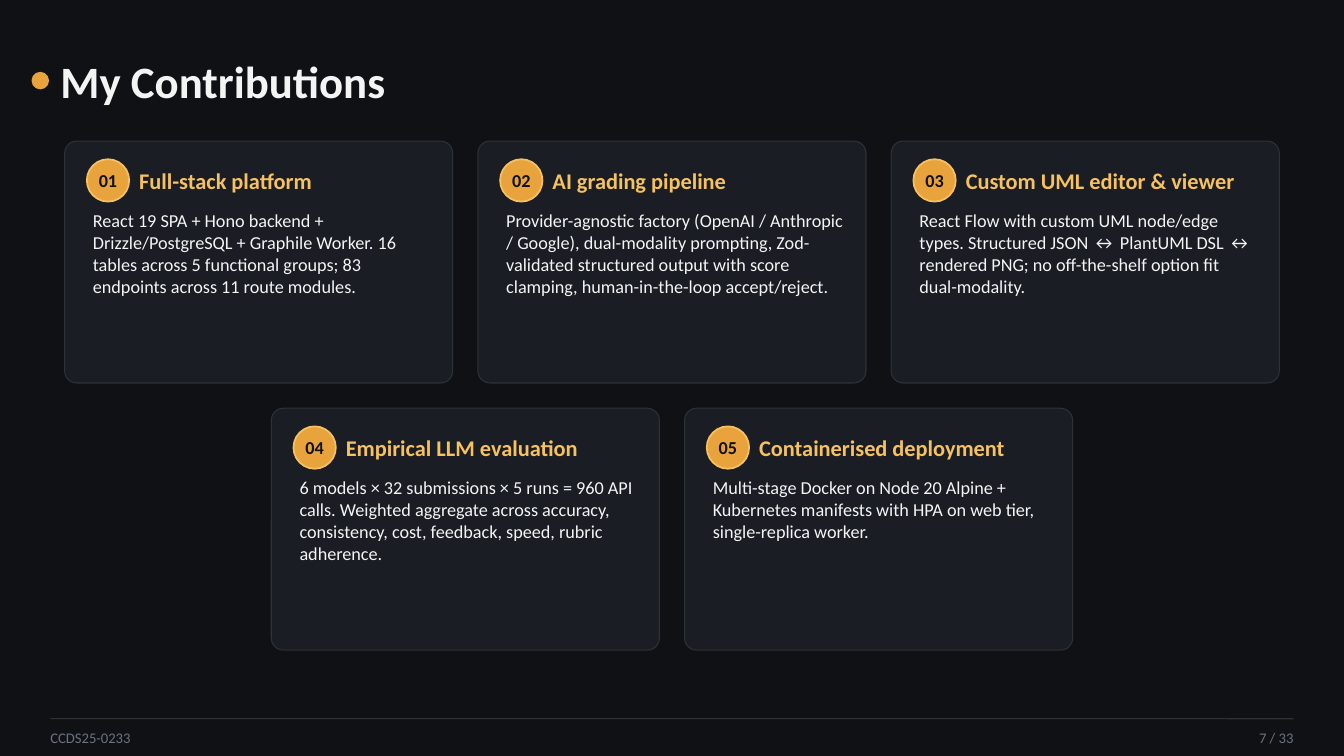
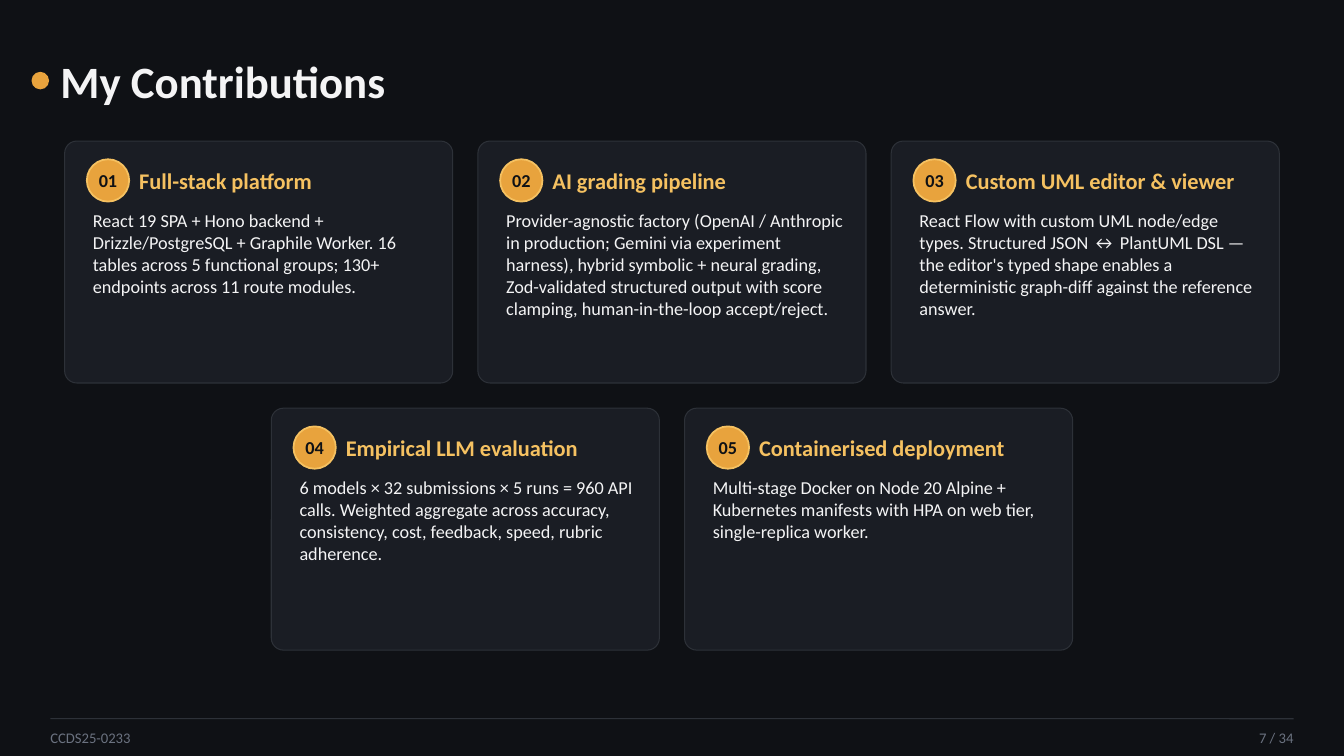
Before and after one commit to WangYuTengg/fyp, a slide deck: slide 7 of docs/fyp-presentation/CCDS25-0233_oral_presentation.pptx. Drawn at 1344x756 pixels with LibreOffice and Linux fonts; fonts in the diff are those of the drawing. Boxes give left, top, right and bottom in pixels: in the first picture for what was removed or moved away, otherwise in the second. Text is boxed around its words. In the diff, an @@ line names an element or a change of style, - is before the commit and + after.

```diff
--- a/docs/fyp-presentation/CCDS25-0233_oral_presentation.pptx
+++ b/docs/fyp-presentation/CCDS25-0233_oral_presentation.pptx
@@ text at <box>93,214,396,296</box>: text changed @@
-React 19 SPA + Hono backend + Drizzle/PostgreSQL + Graphile Worker. 16 tables across 5 functional groups; 83 endpoints across 11 route modules.
+React 19 SPA + Hono backend + Drizzle/PostgreSQL + Graphile Worker. 16 tables across 5 functional groups; 130+ endpoints across 11 route modules.
@@ text at <box>506,214,843,318</box>: text changed @@
-Provider-agnostic factory (OpenAI / Anthropic / Google), dual-modality prompting, Zod-validated structured output with score clamping, human-in-the-loop accept/reject.
+Provider-agnostic factory (OpenAI / Anthropic in production; Gemini via experiment harness), hybrid symbolic + neural grading, Zod-validated structured output with score clamping, human-in-the-loop accept/reject.
@@ text at <box>919,214,1252,315</box>: text changed @@
-React Flow with custom UML node/edge types. Structured JSON ↔ PlantUML DSL ↔ rendered PNG; no off-the-shelf option fit dual-modality.
+React Flow with custom UML node/edge types. Structured JSON ↔ PlantUML DSL — the editor's typed shape enables a deterministic graph-diff against the reference answer.
@@ text at <box>1259,733,1294,743</box>: text changed @@
-7 / 33
+7 / 34
```
Also in this commit, not shown: 31 other slides changed, 1 slide added, 1 other file.
